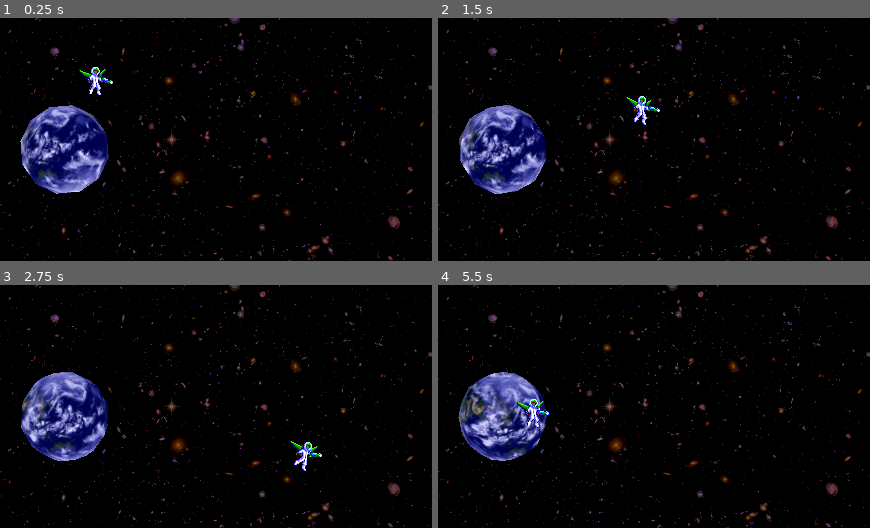
Above: before the commit, frames 1-4 (two rows, left to right).
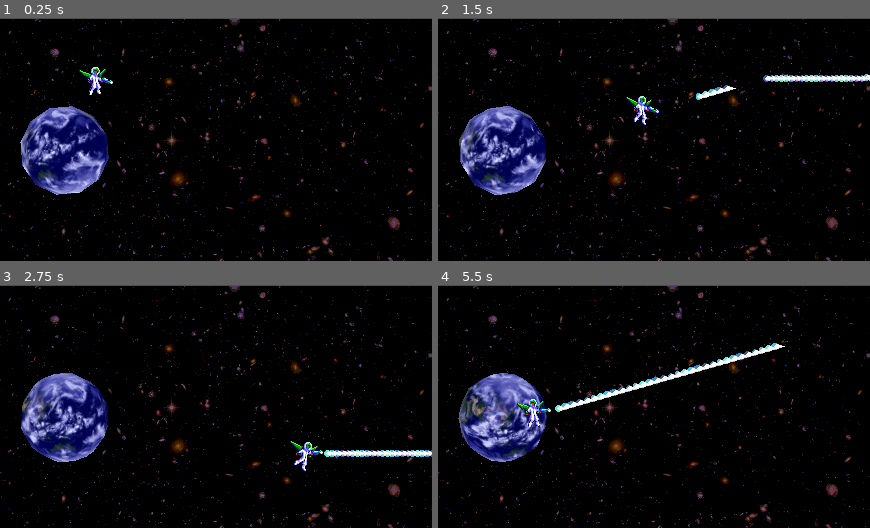
Above: after the commit, the same moments.

Repository: mitchellwinn/GameJamSHMUP
Game: Godot game, scene res://Main.tscn
The game is run twice, just before and just after one commit, with the same random seed, the same clock (stepped at 60 frames per second) and the same inputs. Before the commit the project has no main scene; this scene is started directly in both runs.
Inputs:
- Up to frame 1 (0.25 s): no input
- Up to frame 2 (1.5 s): hold Right (right) 0.53-1.28 s; hold Z (shoot) 0.53-1.28 s; hold Down (down) from 1.28 s (still down); tap Z (shoot) at 1.35 s
- Up to frame 3 (2.75 s): release Down (down) at 2.03 s; hold Right (right) from 2.03 s (still down); hold Z (shoot) from 2.03 s (still down)
- Up to frame 4 (5.5 s): release Right (right) at 2.78 s; release Z (shoot) at 2.78 s; hold Up (up) 2.78-3.53 s; tap Z (shoot) at 2.85, 4.35 s; hold Z (shoot) 3.53-4.28 s; hold Left (left) 3.53-5.03 s; hold Down (down) from 5.03 s (still down); hold Z (shoot) from 5.03 s (still down)

The runs differ from the first frame. In frame 1, 6.7% of the frame differs, in the area x 0-100%, y 0-100%; in frame 2, 7.5%; in frame 3, 7.4%; in frame 4, 8.2%.

Commit message:
more changes

Diff:
--- /dev/null
+++ b/Bullets/PlayerBullet.gd
@@ -0,0 +1,14 @@
+extends Node2D
+
+var speed = 3.5
+var frameActual = 0
+# Called when the node enters the scene tree for the first time.
+func _ready():
+	pass # Replace with function body.
+
+
+# Called every frame. 'delta' is the elapsed time since the previous frame.
+func _physics_process(delta):
+	position+=Vector2(1*speed,0)
+	frameActual += .5
+	$Sprite2D.frame = (floori(frameActual))%6
--- /dev/null
+++ b/Bullets/bullet1.tscn
@@ -0,0 +1,13 @@
+[gd_scene load_steps=3 format=3 uid="uid://dcbmpryusl6di"]
+
+[ext_resource type="Script" path="res://Bullets/PlayerBullet.gd" id="1_31bje"]
+[ext_resource type="Texture2D" uid="uid://cbyyymgy6bwqb" path="res://Sprites/shot1.png" id="2_sp1qs"]
+
+[node name="Node2D" type="Node2D"]
+script = ExtResource("1_31bje")
+
+[node name="Sprite2D" type="Sprite2D" parent="."]
+z_index = 5
+texture_filter = 1
+texture = ExtResource("2_sp1qs")
+hframes = 6
--- a/Main.tscn
+++ b/Main.tscn
@@ -68,6 +68,9 @@
 frame = 8
 metadata/_edit_lock_ = true
 
+[node name="SpawnShot" type="Node2D" parent="CharacterBody2D"]
+position = Vector2(22.771, -3.219)
+
 [node name="BG" type="Sprite2D" parent="."]
 z_index = -99
 texture_filter = 1
--- a/Scripts/CharMain.gd
+++ b/Scripts/CharMain.gd
@@ -8,10 +8,13 @@
 var right = false
 var up = false
 var down = false
-var frameMod = 3
-var frameModGun = 3
+var frameMod = 4
+var frameModGun = 3.5
 var shooting = false
 var rng = RandomNumberGenerator.new()
+var playerBullet = preload("res://Bullets/bullet1.tscn")
+var shotTimer = 0
+var shotRotationMod = 0
 
 # Get the gravity from the project settings to be synced with RigidBody nodes.
 var gravity = ProjectSettings.get_setting("physics/2d/default_gravity")
@@ -51,6 +54,13 @@
 		velocity.y += -144
 	if down:
 		velocity.y += 144
+	if shooting:
+		shotTimer-=delta
+		if shotTimer <= 0:
+			shotTimer = .01
+			var bullet = playerBullet.instantiate()
+			get_parent().add_child(bullet)
+			bullet.global_position = $SpawnShot.global_position+$Hands.position
 	move_and_slide()
 
 func _process(delta):
@@ -59,24 +69,38 @@
 func animate(delta):
 	if velocity.x>0:
 		frameMod = lerpf(frameMod,0,delta*8)
+		$Girl.rotation = lerpf($Girl.rotation,.075+shotRotationMod,.05)
+		$Pack.rotation = lerpf($Pack.rotation,.075+shotRotationMod,.1)
 	elif velocity.x==0:
-		frameMod = lerpf(frameMod,3,delta*8)
+		frameMod = lerpf(frameMod,3.5,delta*8)
+		$Girl.rotation = lerpf($Girl.rotation,.0+shotRotationMod,.05)
+		$Pack.rotation = lerpf($Pack.rotation,.0+shotRotationMod,.1)
 	elif velocity.x<0:
 		frameMod = lerpf(frameMod,7,delta*8)
+		$Girl.rotation = lerpf($Girl.rotation,-.075+shotRotationMod,.05)
+		$Pack.rotation = lerpf($Pack.rotation,-.075+shotRotationMod,.1)
 	$Girl.frame=25+frameMod
 	$Pack.frame=frameMod
 	$Gun.frame=16+frameModGun
 	$Hands.frame=8+frameModGun
+	$Girl.position = Vector2.ZERO
+	$Pack.position = Vector2.ZERO
 	$Gun.position = Vector2.ZERO
 	$Hands.position = Vector2.ZERO
 	if shooting:
 		var targetPos = Vector2(rng.randf_range(-2,0),rng.randf_range(-2,2))
-		$Gun.position = lerp($Gun.position,targetPos,delta*80)
-		#$Hands.position =  lerp($Hands.position,targetPos,delta*80)
+		$Gun.position = lerp($Gun.position,targetPos,.3)
+		$Hands.position =  lerp($Hands.position,targetPos/2,.3)
 		$Gun.frame=16+frameModGun
+		$Gun.rotation = lerpf($Gun.rotation,-.055,.3)
 		$Hands.frame=8+frameModGun
-		frameModGun = lerpf(frameModGun,7,delta*16)
+		$Girl.position = targetPos/6
+		$Pack.position = targetPos/8
+		frameModGun = lerpf(frameModGun,7,.3)
+		shotRotationMod =-.055
 	else:
 		$Gun.position = Vector2.ZERO
+		$Gun.rotation = lerpf($Gun.rotation,0,.3)
 		$Hands.position = Vector2.ZERO
-		frameModGun = lerpf(frameModGun,frameMod,delta*9)
+		frameModGun = lerpf(frameModGun,frameMod,.3)
+		shotRotationMod =0
--- a/project.godot
+++ b/project.godot
@@ -11,6 +11,7 @@
 [application]
 
 config/name="SHMUP"
+run/main_scene="res://Main.tscn"
 config/features=PackedStringArray("4.0", "GL Compatibility")
 config/icon="res://icon.svg"
 
@@ -56,3 +57,5 @@
 
 renderer/rendering_method="gl_compatibility"
 renderer/rendering_method.mobile="gl_compatibility"
+2d/snap/snap_2d_transforms_to_pixel=true
+2d/snap/snap_2d_vertices_to_pixel=true
Binary file added: Sprites/Sprite-0005.gif
Binary file changed: Sprites/girl1-Sheet.png
Binary file added: Sprites/shot1.png
Not shown, added: Sprites/shot1.png.import
